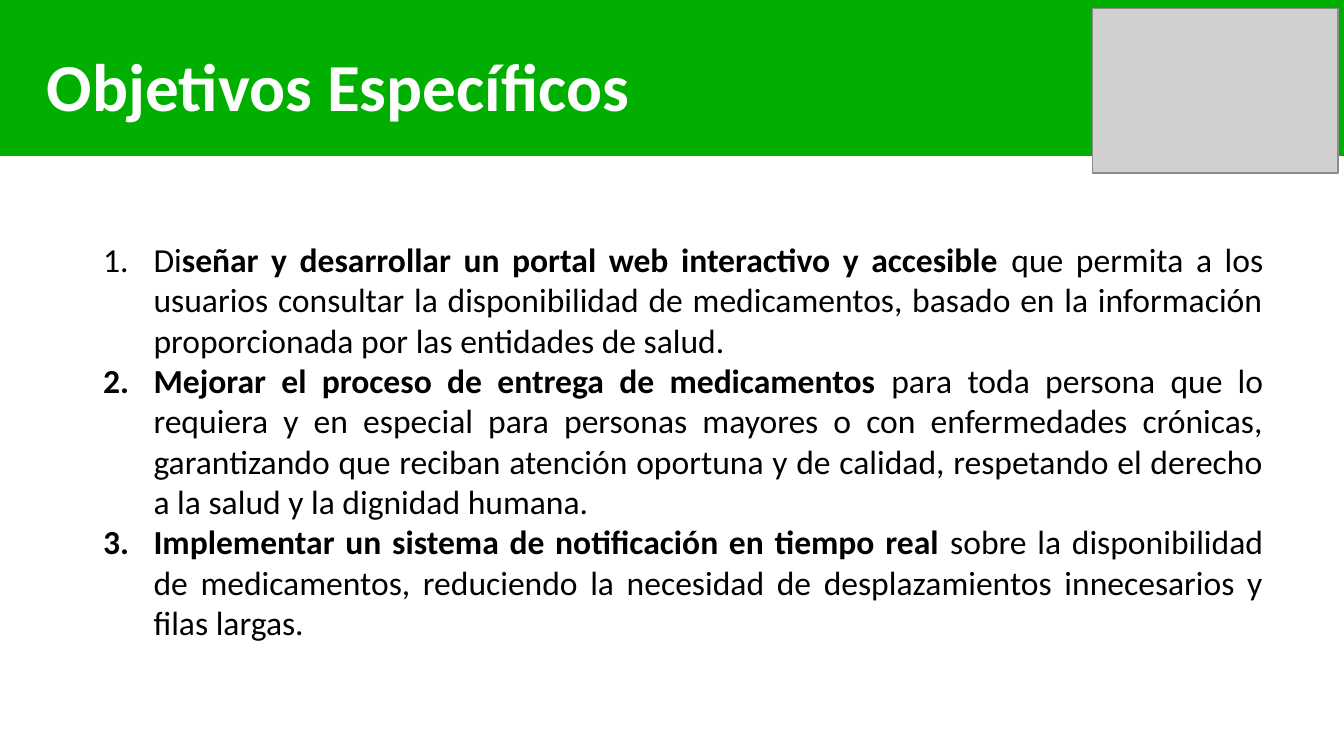
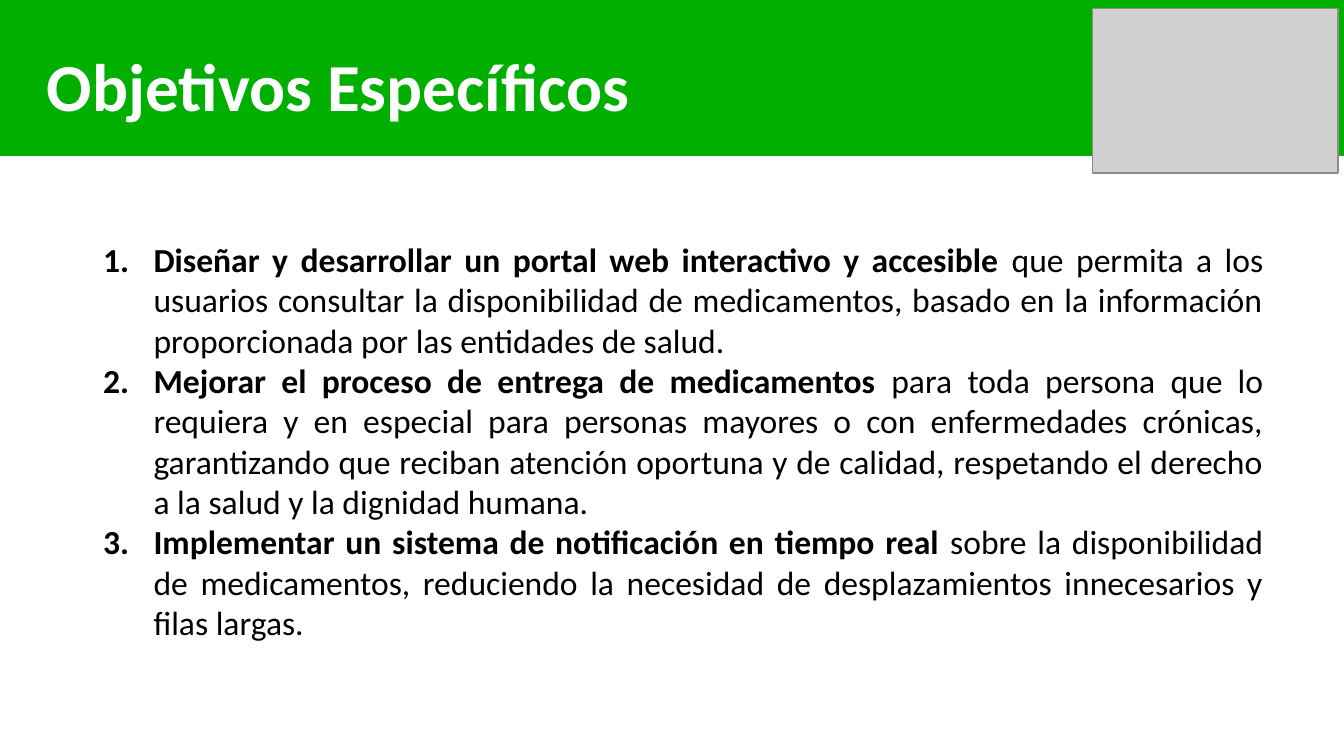
Before and after one commit to DavidLeonB/Medicina, a slide deck: slide 3 of Presentación Proyecto.pptx. Drawn at 1344x756 pixels with LibreOffice and Linux fonts; fonts in the diff are those of the drawing; grey boxes stand for pictures. Boxes give left, top, right and bottom in pixels: in the first picture for what was removed or moved away, otherwise in the second. Text is boxed around its words. In the diff, an @@ line names an element or a change of style, - is before the commit and + after.

```diff
--- a/Presentación Proyecto.pptx
+++ b/Presentación Proyecto.pptx
@@ text at bbox=[154, 248, 1264, 359]: bold on in "Diseñar" @@
```
Also in this commit, not shown: 2 other slides changed, 15 other files.
